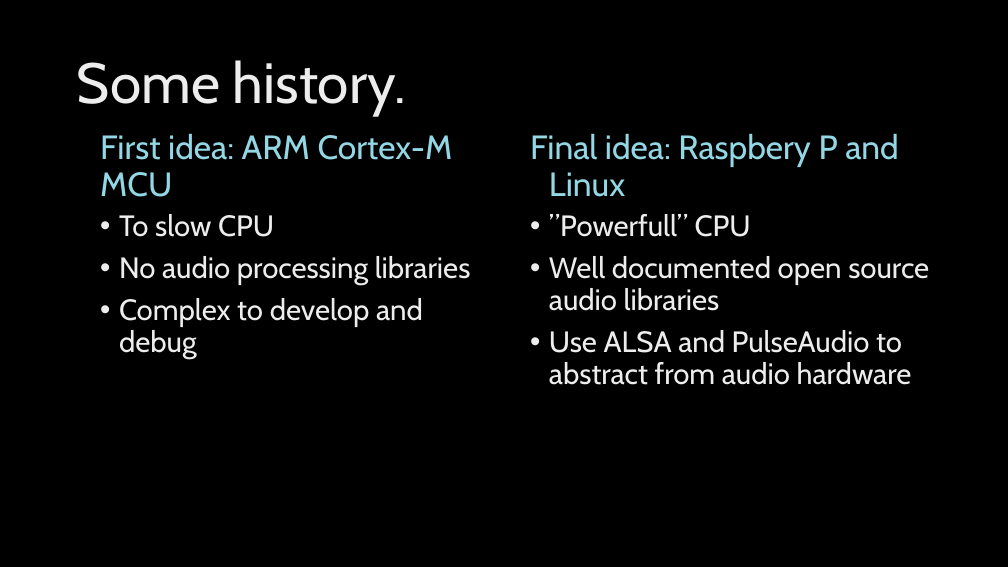
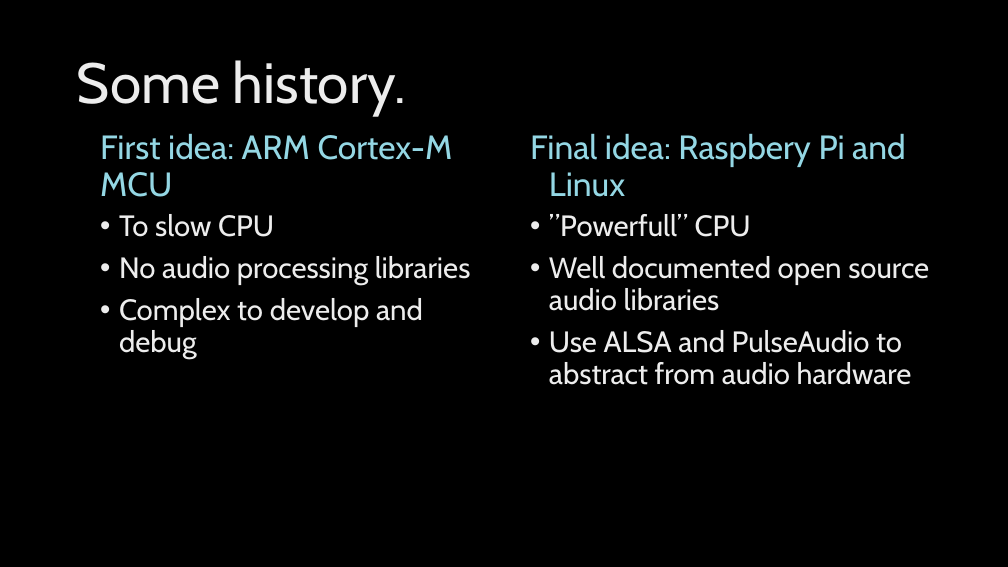
Before and after one commit to AlekseiGimbitskii/MySynth_ELT-23056, a slide deck: slide 2 of MySynthFinalDemonstartion.pptx. Drawn at 1008x567 pixels with LibreOffice and Linux fonts; fonts in the diff are those of the drawing; background and template pictures are left out. Boxes give left, top, right and bottom in pixels: in the first picture for what was removed or moved away, otherwise in the second. Text is boxed around its words. In the diff, an @@ line names an element or a change of style, - is before the commit and + after.

```diff
--- a/MySynthFinalDemonstartion.pptx
+++ b/MySynthFinalDemonstartion.pptx
@@ text at (530,133,906,197): text changed @@
-Final idea: Raspbery P and Linux
+Final idea: Raspbery Pi and Linux
```
Also in this commit, not shown: 1 other file.
